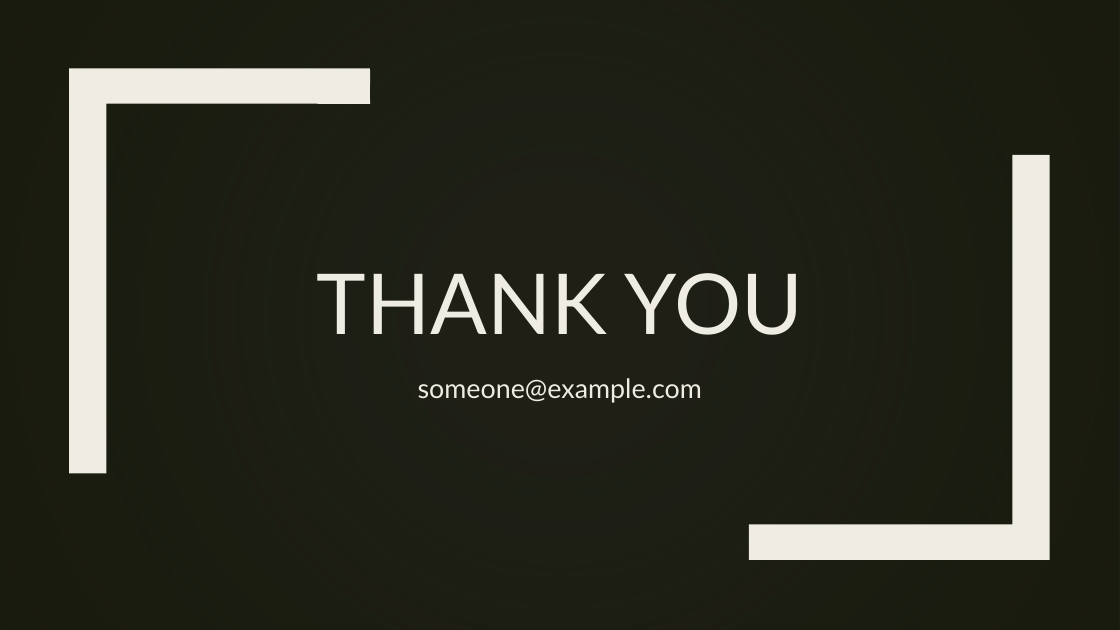
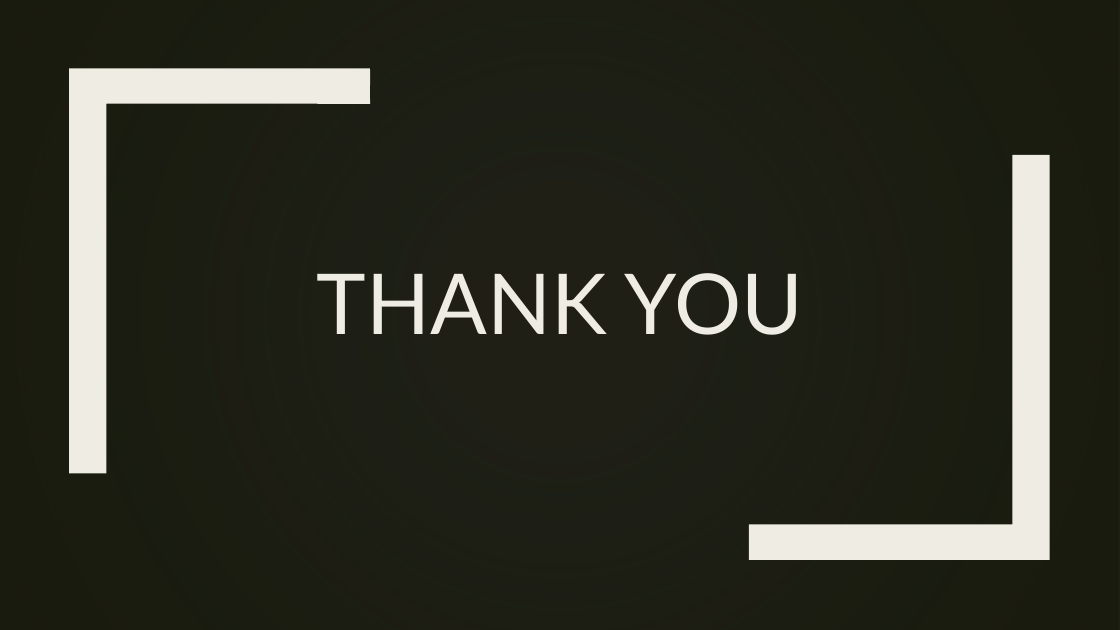
Before and after one commit to LosDelaro/Project-3, a slide deck: slide 11 of Anthony Bourdain’s Travels.pptx (slide 6 before the commit). Drawn at 1120x630 pixels with LibreOffice and Linux fonts; fonts in the diff are those of the drawing; background and template pictures are left out; a plain dark background stands for a picture behind light text. Boxes give left, top, right and bottom in pixels: in the first picture for what was removed or moved away, otherwise in the second. Text is boxed around its words. In the diff, an @@ line names an element or a change of style, - is before the commit and + after.

```diff
--- a/Anthony Bourdain’s Travels.pptx
+++ b/Anthony Bourdain’s Travels.pptx
@@ subtitle removed at <box>418,378,702,403</box> @@
-someone@example.com
```
Also in this commit, not shown: 3 other slides changed, 6 slides added, 1 slide removed, 2 other files.
